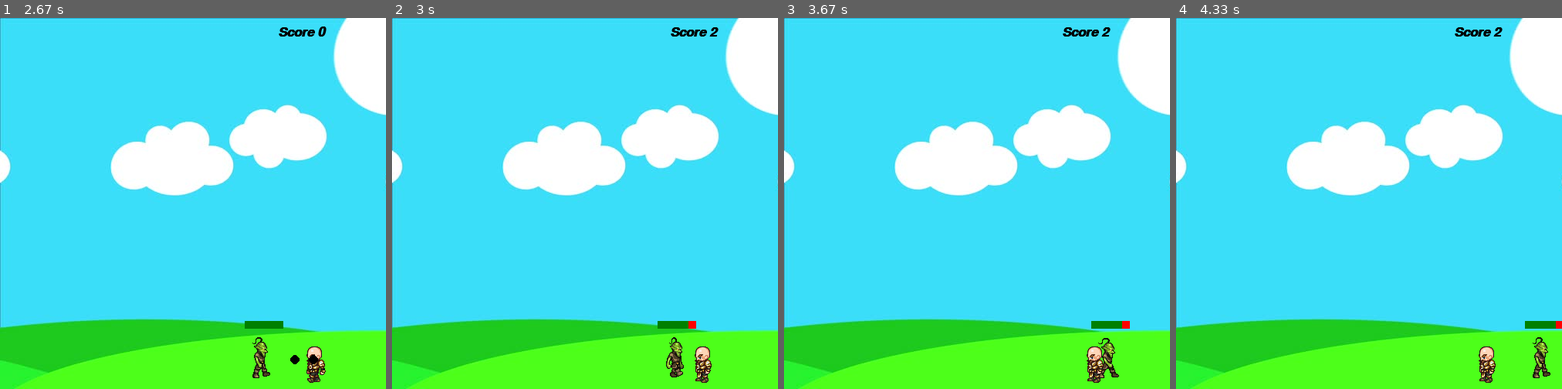
Above: before the commit, frames 1-4 (left to right).
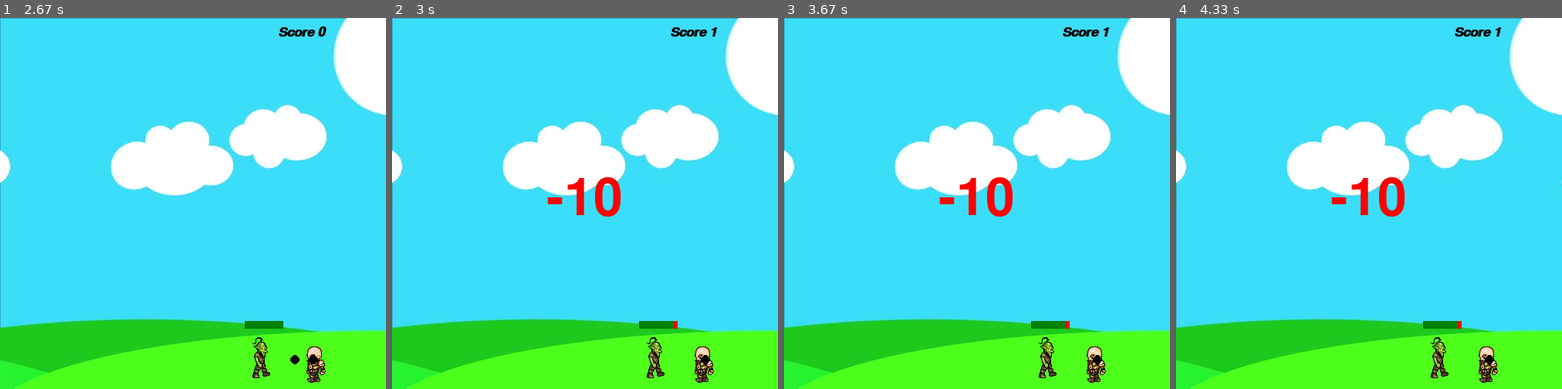
Above: after the commit, the same moments.

Repository: rakasan/pygame
Game: pygame game, started from basic_training/main.py
Same seed, same stepped clock (60 frames per second), same inputs: the game is played once before the commit and once after it.
Inputs:
- Up to frame 1 (2.67 s): hold Space 0.33-0.8 s; hold Right 0.33-0.8 s; hold Right 0.83-1.3 s; tap Space at 0.9, 1.2, 1.4, 1.73, 2.03, 2.23, 2.53 s; hold Up 1.33-1.63 s; hold Right 1.67-2.13 s; hold Left from 2.17 s (still down)
- Up to frame 2 (3 s): release Left at 2.7 s
- Up to frame 3 (3.67 s): no input
- Up to frame 4 (4.33 s): no input

Frame 1 is identical in both runs. In frame 2, 1.8% of the frame differs, in the area x 40-85%, y 2-99%; in frame 3, 1.9%; in frame 4, 2.0%, in the area x 40-100%, y 2-99%.

Commit message:
added sounds

Diff:
--- a/basic_training/main.py
+++ b/basic_training/main.py
@@ -9,6 +9,11 @@
 walkLeft = [pygame.image.load('basic_training/sprites/L1.png'), pygame.image.load('basic_training/sprites/L2.png'), pyg …(360 unchanged characters)…
 bg = pygame.image.load('basic_training/sprites/bg.jpg')
 char = pygame.image.load('basic_training/sprites/standing.png')
+
+bullet_sound = pygame.mixer.Sound('basic_training/sound/shoot.mp3')
+hit_sound = pygame.mixer.Sound('basic_training/sound/hit.mp3')
+
+#music = pygame.mixer.music.load('path to music')
 
 clock = pygame.time.Clock()
 FPS = 27
@@ -107,6 +112,27 @@
         self.hitbox = (self.x + 17,self.y+11,29,52)
       #  pygame.draw.rect(win,(255,0,0),self.hitbox,2)
 
+    def hit(self):
+        self.x = 60
+        self.y = 410
+        self.walkCount = 0
+
+        font1 = pygame.font.SysFont('comicsans',100)
+        text = font1.render('-10',1,(255,0,0))
+        win.blit(text,(250 - (text.get_width()/2),200))
+        pygame.display.update()
+
+        i = 0
+        while(i<300):
+            pygame.time.delay(10)
+            i+=1
+            for event in pygame.event.get():
+                if event.type ==pygame.QUIT:
+                    i = 301
+                    pygame.quit()
+
+
+
 class projectile(object):
     def __init__(self,x,y,radius,color,facing):
         self.x = x
@@ -138,6 +164,10 @@
 bullets = []
 while run:
     clock.tick(FPS)
+    if man.hitbox[1] < goblin.hitbox[1] + goblin.hitbox[3] and man.hitbox[1] + man.hitbox[3] > goblin.hitbox[1]:
+        if man.hitbox[0] + man.hitbox[2] > goblin.hitbox[0] and man.hitbox[0]  < goblin.hitbox[0] + goblin.hitbox[3]:
+            man.hit()
+            score -=5
     if shootLoop  >0:
         shootLoop +=1
     if shootLoop > 3:
@@ -148,6 +178,7 @@
     for bullet in bullets:
         if bullet.y - bullet.radius < goblin.hitbox[1] + goblin.hitbox[3] and bullet.y + bullet.radius > goblin.hitbox[1]:
             if bullet.x + bullet.radius > goblin.hitbox[0] and bullet.x - bullet.radius  < goblin.hitbox[0] + goblin.hitbox[3]:
+                hit_sound.play()
                 goblin.hit()
                 score +=1
                 bullets.pop(bullets.index(bullet))
@@ -159,6 +190,7 @@
 
     keys = pygame.key.get_pressed()
     if keys[pygame.K_SPACE] and shootLoop == 0:
+        bullet_sound.play()
         if man.left :
             facing = -1
         else:
Not shown, added: basic_training/sound/hit.mp3
Not shown, added: basic_training/sound/shoot.mp3
